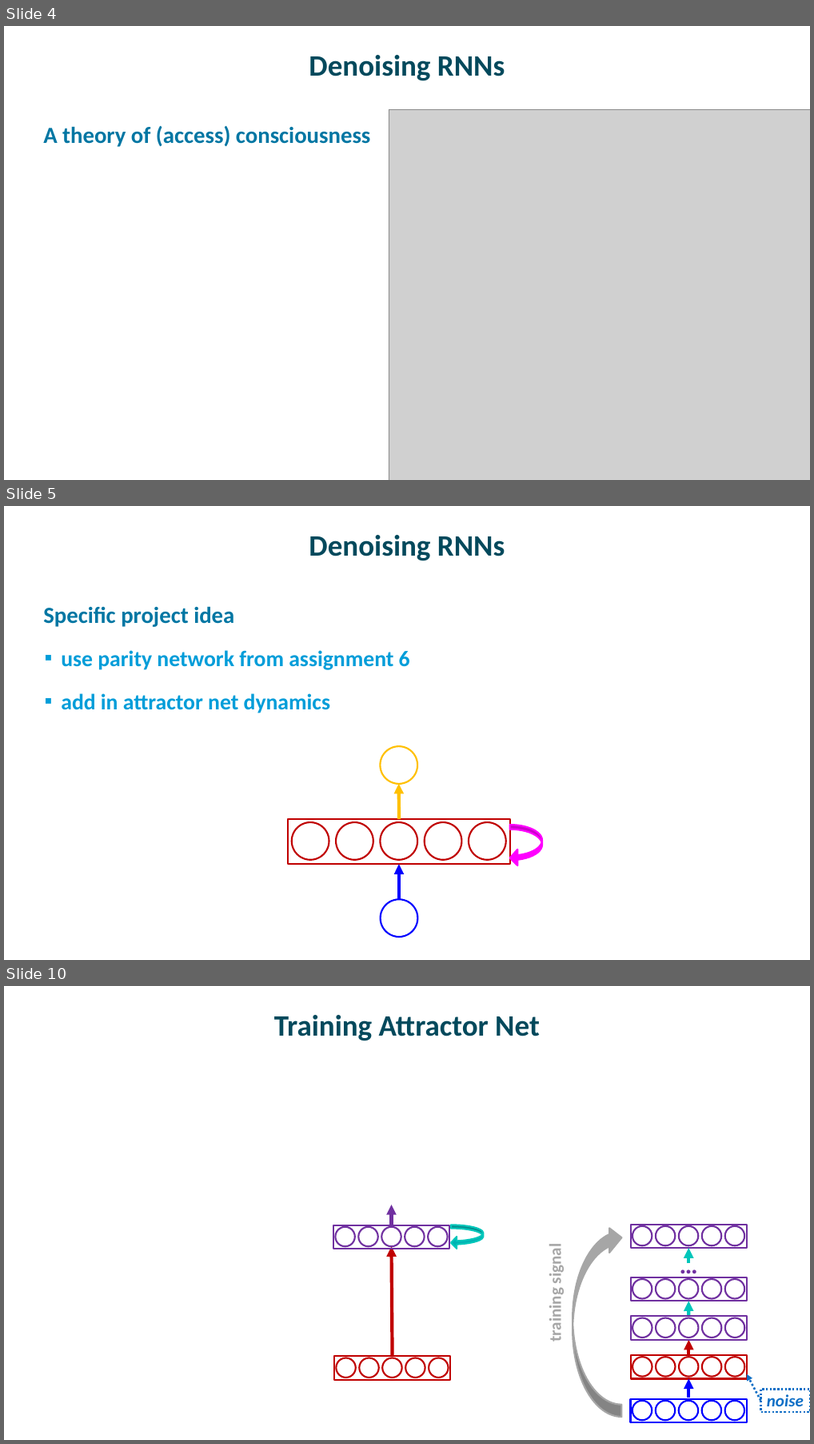
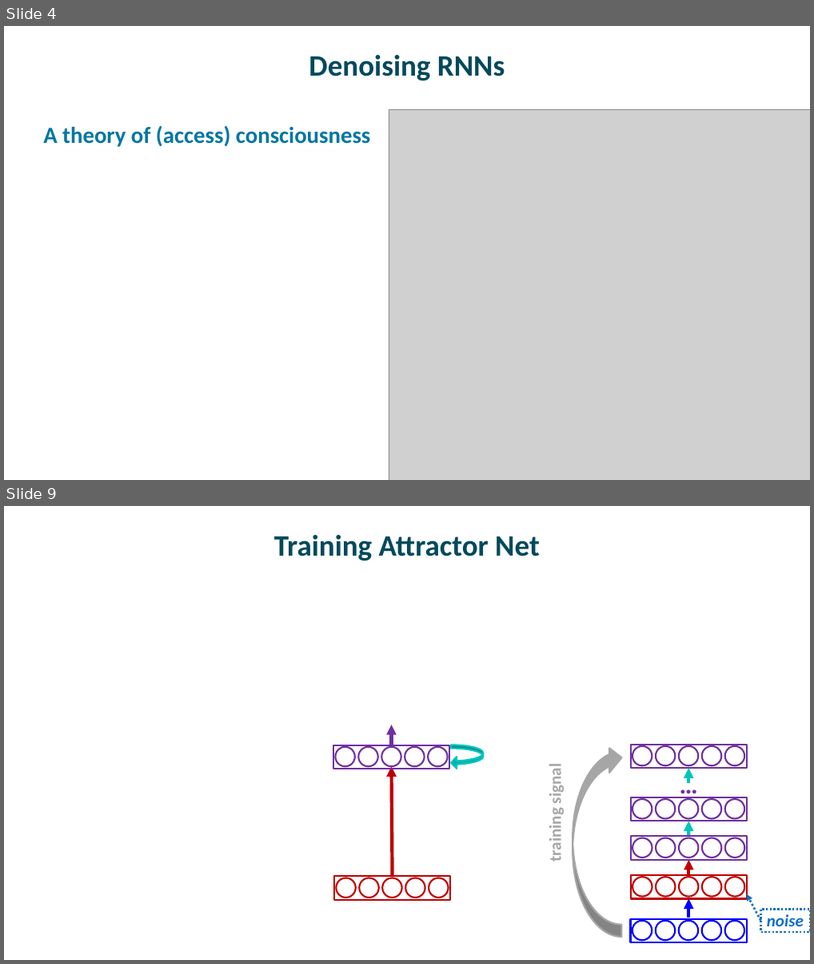
Before and after one commit to mcmozer/State_Denoised_RNN, a slide deck: talks/StateDenoisedRNNs.pptx. Shown one above the other, each under a label of ours: slides 4, 5 and 10 before the commit, slides 4 and 9 after it; the slides between them are not shown. The pictures are 814x1444 and 814x964 pixels, drawn with LibreOffice and Linux fonts; fonts in the diff are those of the drawing; grey boxes stand for pictures. Boxes give left, top, right and bottom in pixels: in the first picture for what was removed or moved away, otherwise in the second. Text is boxed around its words. In the diff, an @@ line names an element or a change of style, - is before the commit and + after.

```diff
--- a/talks/StateDenoisedRNNs.pptx
+++ b/talks/StateDenoisedRNNs.pptx
@@ slide 5 removed at [4,506,810,960], background #FFFFFF @@
@@ title removed at [309,535,505,561] @@
-Denoising RNNs
@@ text removed at [43,606,410,713] @@
-✓ Specific project idea
-  ▪ use parity network from assignment 6
-  ▪ add in attractor net dynamics
@@ group removed at [288,746,542,936]: 7 ellipses, 2 arrows, 1 rectangle, 1 curved left arrow @@
@@ what was slide 10 is now slide 9 @@
```
Also in this commit, not shown: 4 slides changed, 3 slides added, 1 other slide removed, 13 other files.
